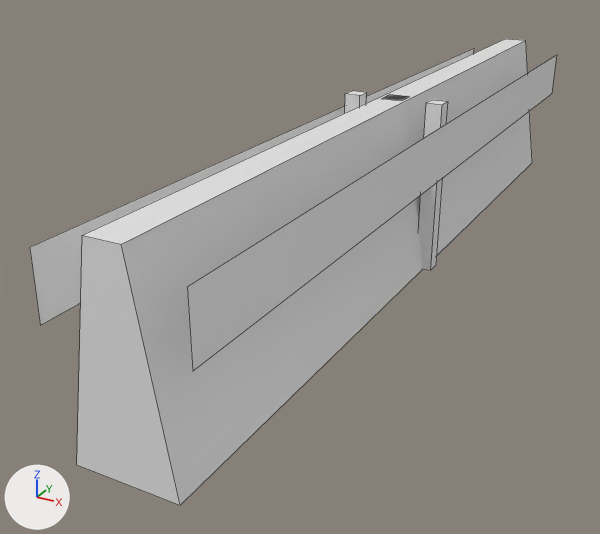
Two versions of the Blender file accessories.blend, one commit apart.
Before and after are seen from a 50 mm camera at (3.63, -8.86, 4.05) aimed at (-0.76, -0.89, 0.06). The axes (+X, +Y, +Z) are drawn at lower left. The lights are the same throughout. Mesh edges are drawn as thin lines.

Objects in the first picture: 'Concrete', 'Rail'.
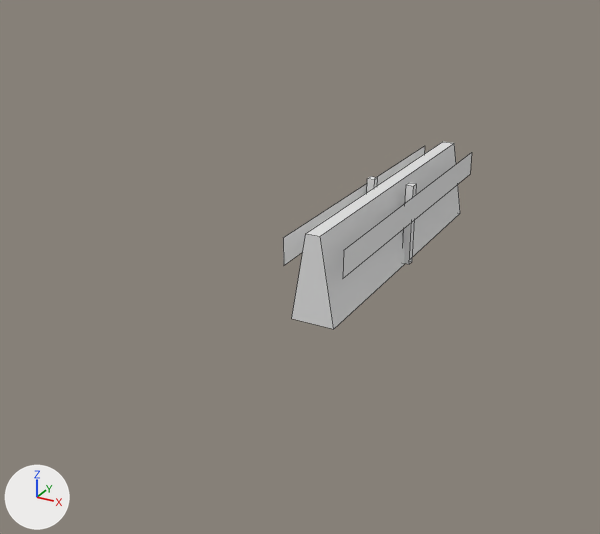
Where the change shows, as pixel boxes (x1, y1, x2, y2) in the pictures (600 x 534 px):
'Concrete', mesh rescaled (63% narrower, 60% shorter)
    before: (77, 39, 532, 505)
    after: (292, 142, 460, 329)
'Rail', mesh rescaled (64% narrower, 59% shorter)
    before: (30, 48, 557, 371)
    after: (283, 146, 472, 278)
'Pole', hidden
    before: (382, 95, 406, 101)

Patch to the scene script:
```diff
--- a/accessories.blend.py
+++ b/accessories.blend.py
@@ me_cube_002 @@
 me_cube_002.from_pydata(...)  # 24 vertices, 14 faces; spans x -0.68..0.68, y -5.0..5.0, z 0.0..2.0
 # used by ob_rail; location = (0.0, 0.0, 0.0)
+# me_cube_002 part 1: the whole mesh is scaled about the mesh origin by (0.5, 0.4, 0.5)
@@ me_concrete @@
 me_concrete.from_pydata(...)  # 8 vertices, 6 faces; spans x -0.5..0.5, y -5.0..5.0, z 0.0..2.0
 # used by ob_concrete; location = (0.0, 0.0, 0.0)
+# me_concrete part 2: the whole mesh is scaled about the mesh origin by (0.5, 0.4, 0.5)
@@ ob_pole @@
 ob_pole.location = (0.0, 0.0, 0.0)
+ob_pole.hide_set(True)  # its collection is switched off
```
